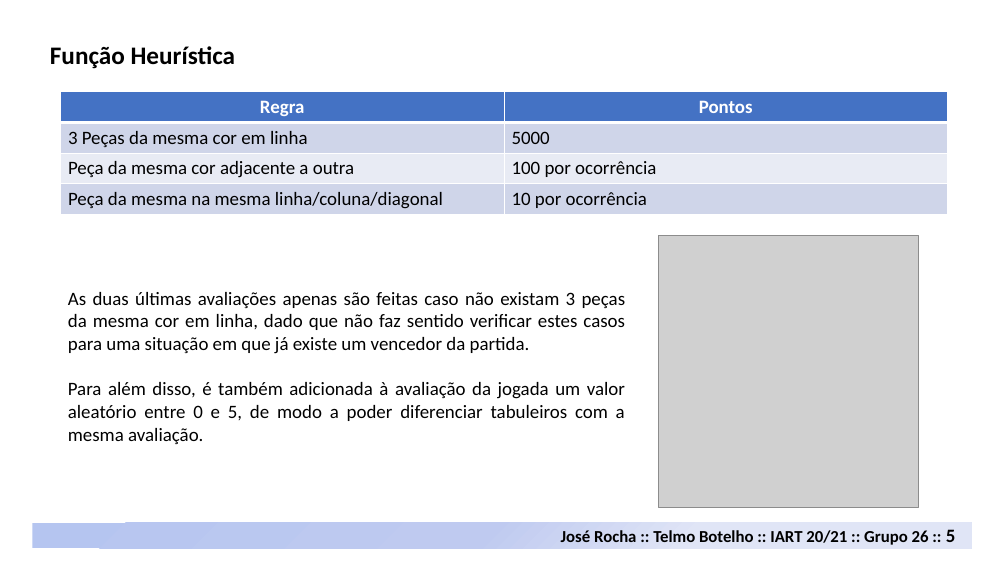
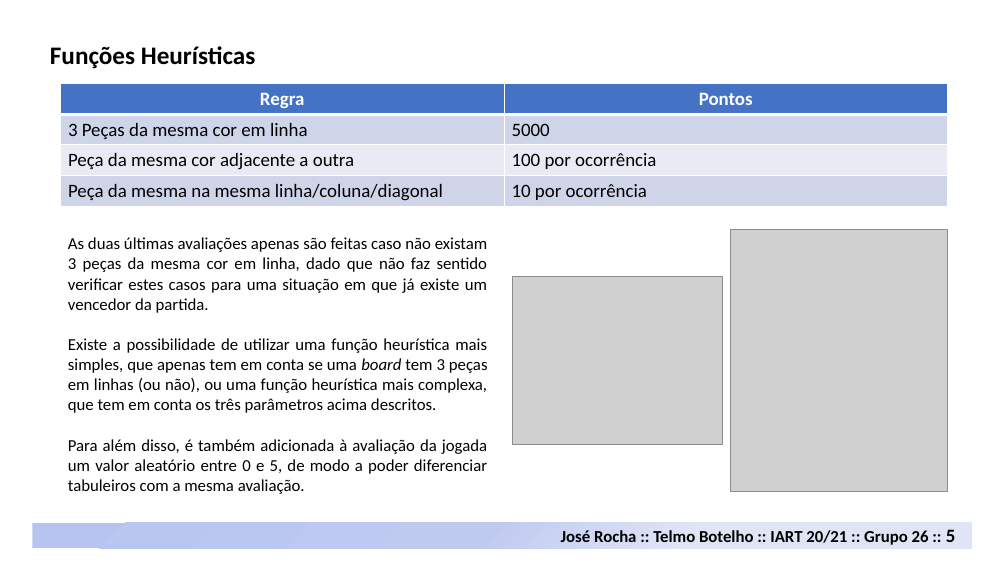
Before and after one commit to davidrocha9/FEUP-IART, a slide deck: slide 5 of Proj1/doc/Neutreeko.pptx. Drawn at 1008x567 pixels with LibreOffice and Linux fonts; fonts in the diff are those of the drawing; grey boxes stand for pictures. Boxes give left, top, right and bottom in pixels: in the first picture for what was removed or moved away, otherwise in the second. Text is boxed around its words. In the diff, an @@ line names an element or a change of style, - is before the commit and + after.

```diff
--- a/Proj1/doc/Neutreeko.pptx
+++ b/Proj1/doc/Neutreeko.pptx
@@ text at bbox=[50, 46, 256, 69]: text changed @@
-Função Heurística
+Funções Heurísticas
@@ table: place and size @@
-table at bbox=[60, 91, 948, 214]
+table at bbox=[60, 84, 948, 206]
@@ text "As duas últimas avaliações apenas ...": place and size @@
-text "As duas últimas avaliações apenas ..." at bbox=[68, 292, 626, 444]
+text "As duas últimas avaliações apenas ..." at bbox=[68, 237, 488, 494]
@@ text at bbox=[68, 237, 487, 494]: size 18 to 16 pt in "As duas últimas avaliações apenas são feitas ...", "Para além disso, é também adicionada à ..." @@
@@ picture: place and size @@
-picture at bbox=[659, 235, 918, 507]
+picture at bbox=[730, 229, 948, 492]
@@ picture added at bbox=[513, 277, 722, 445] @@
@@ text at bbox=[68, 338, 488, 413]: paragraph added @@
+Existe a possibilidade de utilizar uma função heurística mais simples, que apenas tem em conta se uma board tem 3 peças em linhas (ou não), ou uma função heurística mais complexa, que tem em conta os três parâmetros acima descritos.
```
Also in this commit, not shown: 4 other slides changed, 7 other files.
